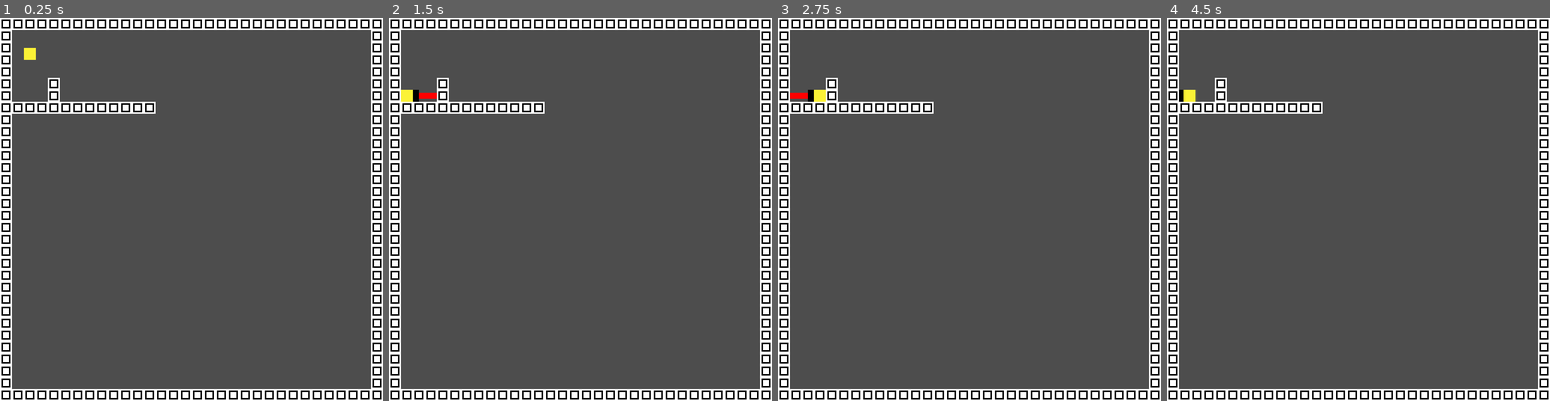
Above: before the commit, frames 1-4 (left to right).
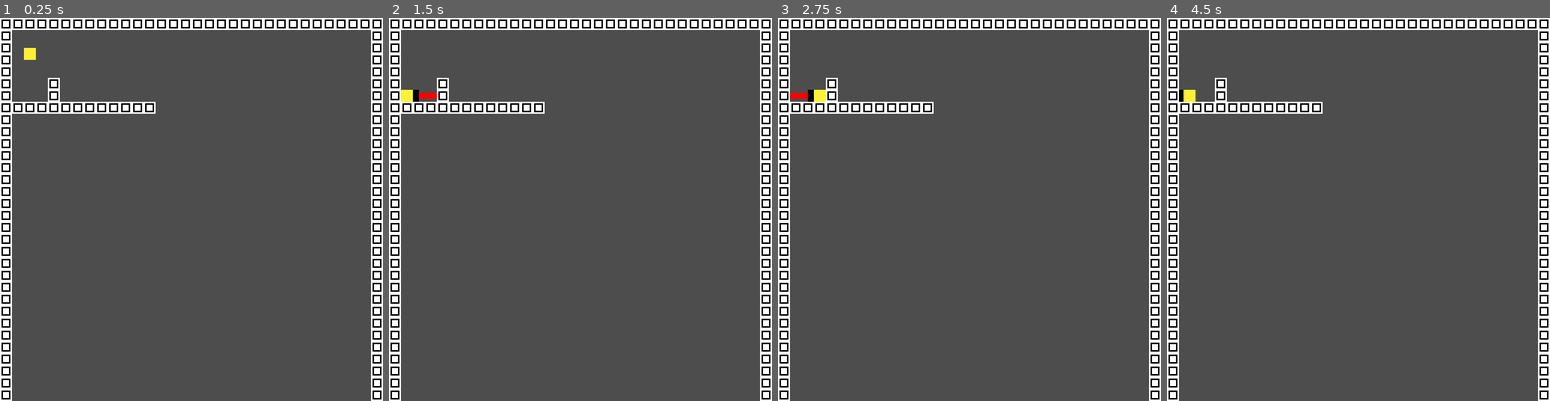
Above: after the commit, the same moments.

Repository: OSGH-web/balloon-movement-demo
Game: Godot game, scene res://main.tscn
Two runs of this game, one before a commit and one after it. Both use one fixed random seed, a clock stepped at 60 frames per second and the inputs below.
Inputs:
- Up to frame 1 (0.25 s): no input
- Up to frame 2 (1.5 s): hold Right (ui_right) from 0.53 s (still down); tap Up (ui_up) at 0.77 s; tap Enter at 1.25 s
- Up to frame 3 (2.75 s): tap Up (ui_up) at 1.52 s; tap Space at 2 s; release Right (ui_right) at 2.03 s; hold Left (ui_left) from 2.03 s (still down)
- Up to frame 4 (4.5 s): release Left (ui_left) at 2.78 s; hold Right (ui_right) 2.78-4.28 s; tap Up (ui_up) at 3.02, 3.77 s; tap Enter at 4.25 s; hold Left (ui_left) from 4.28 s (still down)

The runs differ from the first frame. In frame 1, 2.9% of the frame differs, in the area x 3-97%, y 96-100%; in frame 2, 2.9%; in frame 3, 2.9%; in frame 4, 2.9%.

Commit message:
expand map, add scrolling

Diff:
--- a/scenes/player.tscn
+++ b/scenes/player.tscn
@@ -88,3 +88,10 @@
 [node name="CollisionShape2D" type="CollisionShape2D" parent="."]
 position = Vector2(20, 20)
 shape = SubResource("RectangleShape2D_onrkg")
+
+[node name="Camera2D" type="Camera2D" parent="."]
+limit_left = 0
+limit_top = 0
+limit_right = 256
+editor_draw_limits = true
+editor_draw_drag_margin = true
--- a/scripts/player.gd
+++ b/scripts/player.gd
@@ -2,10 +2,17 @@
 extends CharacterBody2D
 
 @export var tilemaplayer: TileMapLayer
+
 const GRAVITY = 120
 const FRICTION = -3
 const PLAYER_Y_FORCE = 300
 const PLAYER_X_FORCE = 180
+
+func _ready():
+	var tile_size = tilemaplayer.tile_size
+	var grid_dimensions = tilemaplayer.grid_dimensions
+	var map_height_px = grid_dimensions.y * tile_size.y
+	$Camera2D.limit_bottom = map_height_px
 
 func _physics_process(delta):
 	var input_dir = Input.get_vector("ui_left", "ui_right", "ui_up", "ui_down")
@@ -21,7 +28,6 @@
 
 	move_and_slide()
 	_update_animation(input_dir.normalized())
-
 
 func _update_animation(dir: Vector2):
 	if dir == Vector2.ZERO:
--- a/scripts/terrain.gd
+++ b/scripts/terrain.gd
@@ -4,7 +4,7 @@
 var window_width = ProjectSettings.get_setting("display/window/size/viewport_width")
 var window_height = ProjectSettings.get_setting("display/window/size/viewport_height")
 var configured_size = Vector2(window_width, window_height)
-var grid_dimensions = configured_size / Vector2(tile_size)
+var grid_dimensions = Vector2(32, 64)
 
 func _ready():
 	generate_border()
